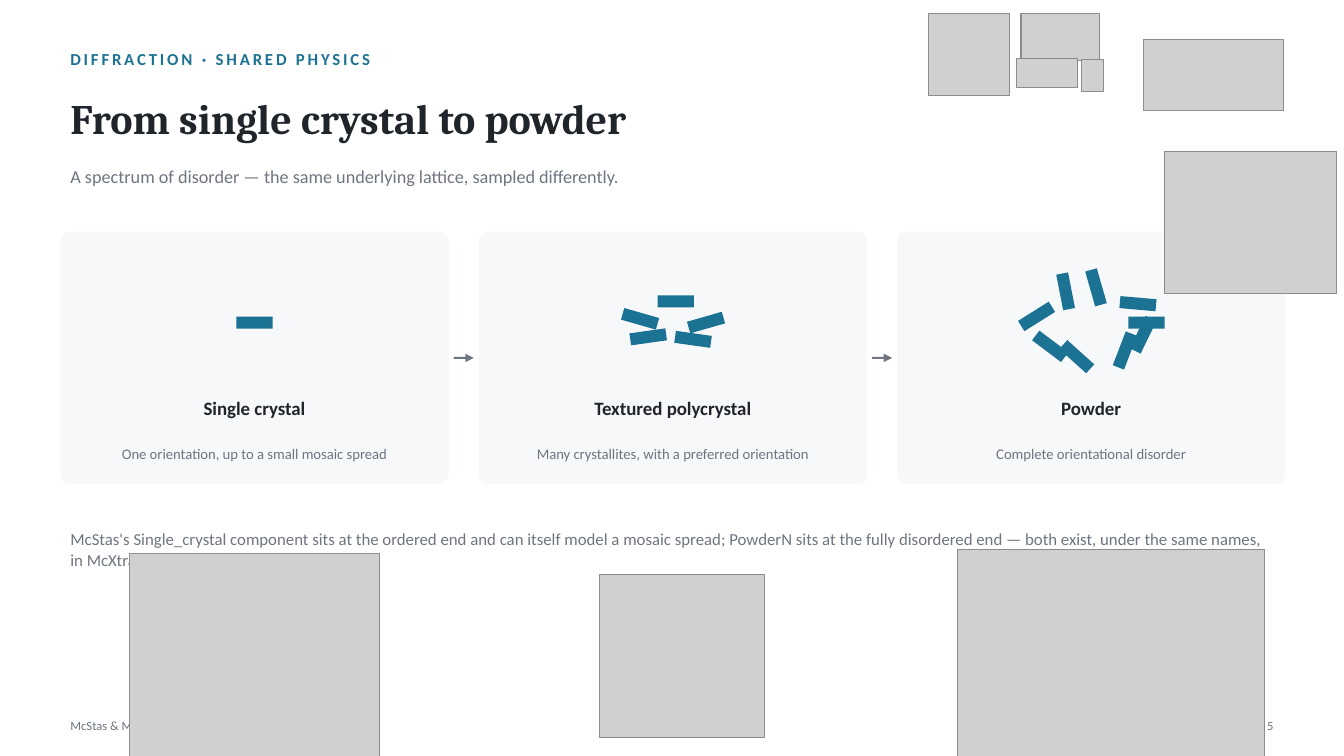
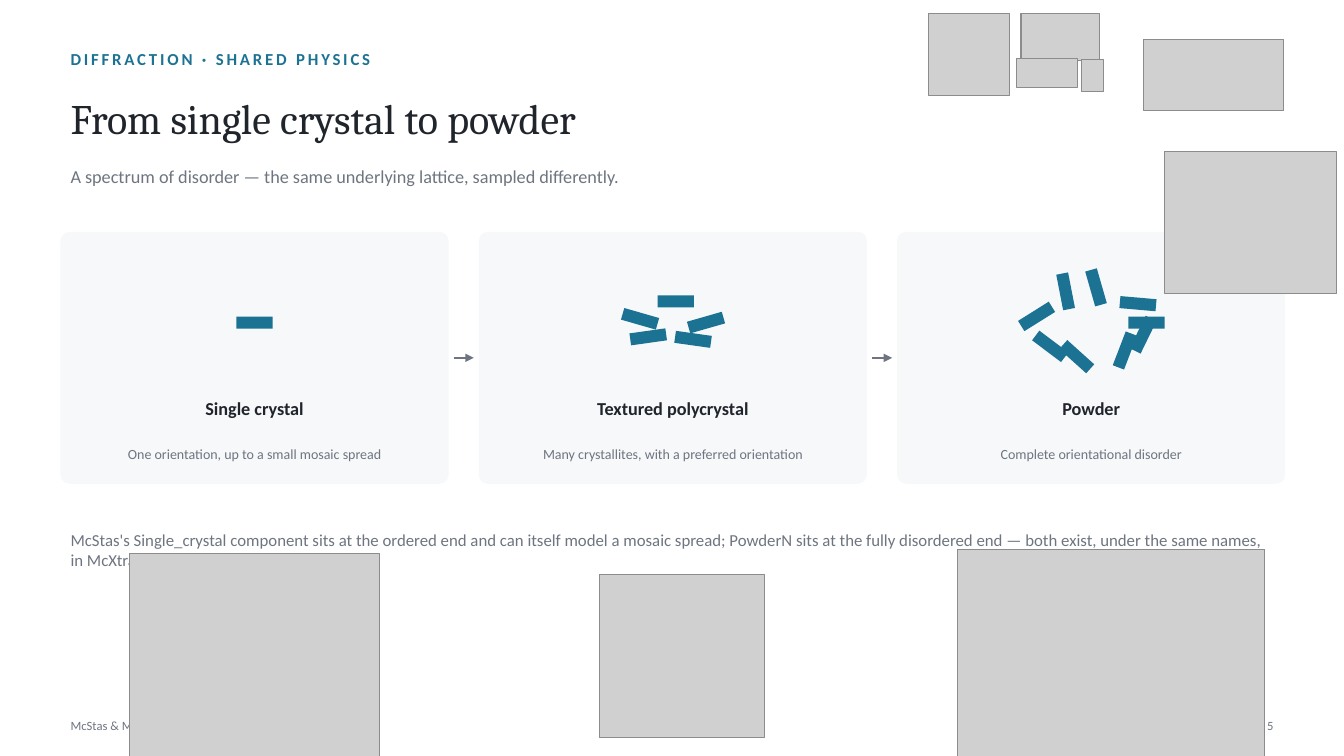
Before and after one commit to mccode-dev/PaNRAID, a slide deck: slide 5 of 23_September_Wednesday/McStas_McXtrace_Sample_Components.pptx. Drawn at 1344x756 pixels with LibreOffice and Linux fonts; fonts in the diff are those of the drawing; grey boxes stand for pictures. Boxes give left, top, right and bottom in pixels: in the first picture for what was removed or moved away, otherwise in the second. Text is boxed around its words. In the diff, an @@ line names an element or a change of style, - is before the commit and + after.

```diff
--- a/23_September_Wednesday/McStas_McXtrace_Sample_Components.pptx
+++ b/23_September_Wednesday/McStas_McXtrace_Sample_Components.pptx
@@ text "From single crystal to powder" at (71, 105, 575, 144): bold off @@
@@ size 13.5 to 13 pt in 3 elements at (205, 402, 303, 418), (597, 402, 748, 418), (1062, 402, 1120, 415) @@
@@ size 10.5 to 10 pt in 3 elements at (543, 449, 803, 461), (128, 449, 381, 461), (1001, 449, 1182, 461) @@
```
Also in this commit, not shown: 17 other slides changed, 1 slide added, 1 other file.
